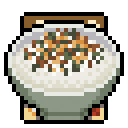
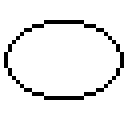
Comparing the layer stacks of the two 128×128 images. Changes:
hid "1690_1" over box(4, 20, 124, 124)
added layer "レイヤー 1" above "1653_1" over box(4, 20, 124, 100)
hid "1653_1" over box(4, 20, 124, 124)
hid "1674_1" over box(20, 12, 108, 124)
